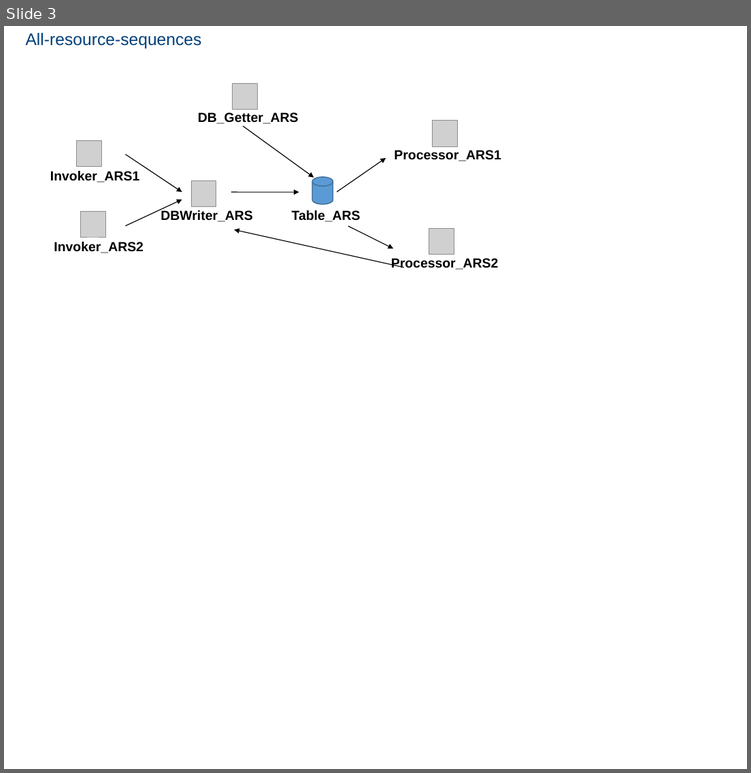
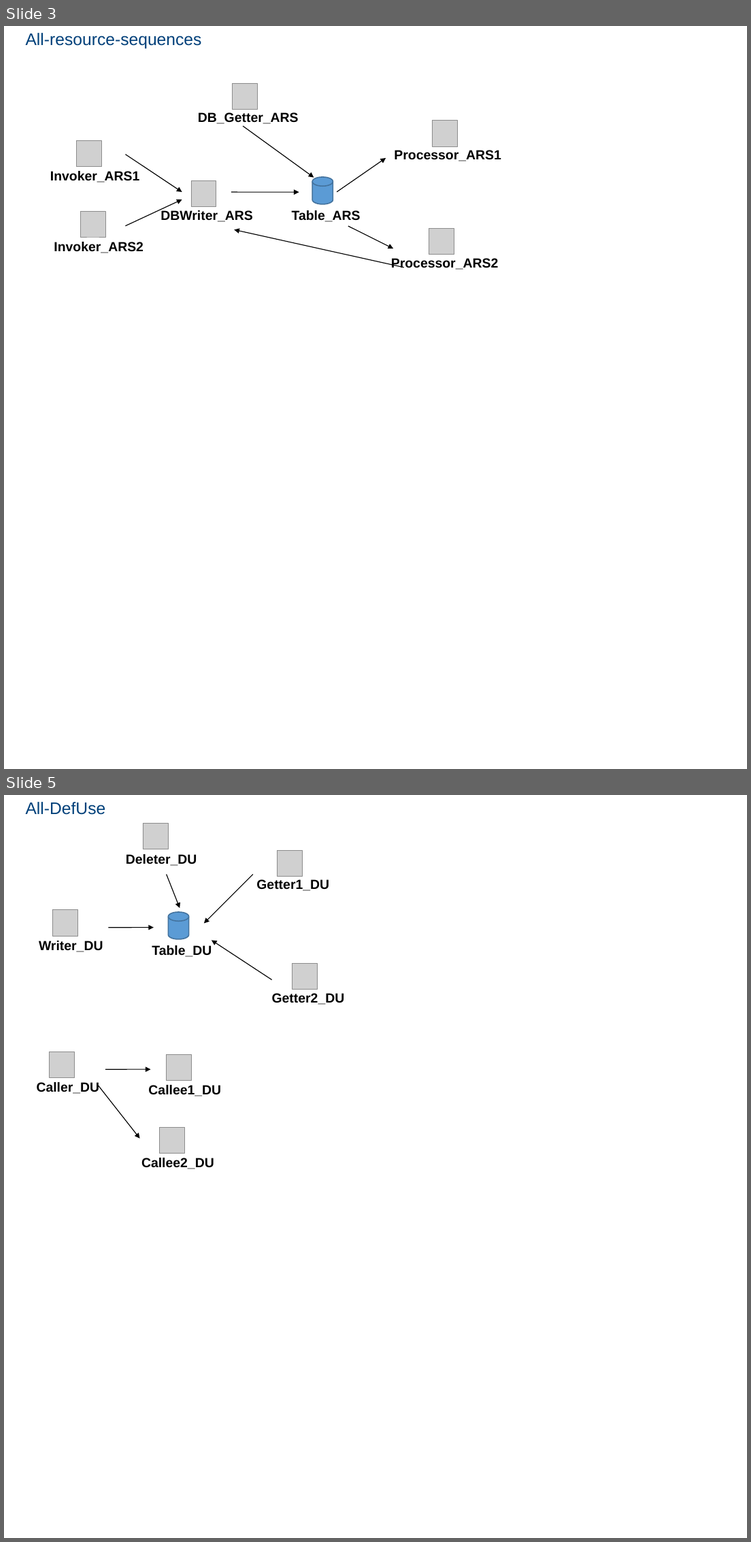
Before and after one commit to snwinz/ServerlessApplicationTool, a slide deck: ExampleForCriteria/ModelsOfApplications.pptx. Shown one above the other, each under a label of ours: slide 3 before the commit, slides 3 and 5 after it; the slides between them are not shown. The pictures are 751x773 and 751x1542 pixels, drawn with LibreOffice and Linux fonts; fonts in the diff are those of the drawing; grey boxes stand for pictures. Boxes give left, top, right and bottom in pixels: in the first picture for what was removed or moved away, otherwise in the second. Text is boxed around its words. In the diff, an @@ line names an element or a change of style, - is before the commit and + after.

```diff
--- a/ExampleForCriteria/ModelsOfApplications.pptx
+++ b/ExampleForCriteria/ModelsOfApplications.pptx
@@ slide 5 added at <box>4,795,747,1538</box>, background #FFFFFF @@
@@ text added at <box>26,802,106,815</box>, 32 pt, text #00407A @@
+All-DefUse
@@ picture added at <box>143,824,168,849</box> @@
@@ text added at <box>126,854,197,866</box>, 25.2 pt, text #000000, bold @@
+Deleter_DU
@@ picture added at <box>277,850,303,876</box> @@
@@ freeform shape added at <box>166,874,179,908</box>, outline #000000 1.5 pt @@
@@ freeform shape added at <box>204,874,253,924</box>, outline #000000 1.5 pt @@
@@ text added at <box>256,879,329,891</box>, 25.2 pt, text #000000, bold @@
+Getter1_DU
@@ picture added at <box>52,910,77,936</box> @@
@@ cylinder added at <box>168,912,189,939</box>, fill #5B9BD5, outline #43739E 2 pt @@
@@ freeform shape added at <box>109,928,154,928</box>, outline #000000 1.5 pt @@
@@ text added at <box>39,941,103,952</box>, 25.2 pt, text #000000, bold @@
+Writer_DU
@@ text added at <box>152,945,211,957</box>, 25.2 pt, text #000000, bold @@
+Table_DU
@@ freeform shape added at <box>211,941,272,980</box>, outline #000000 1.5 pt @@
@@ picture added at <box>292,963,317,989</box> @@
@@ text added at <box>272,993,345,1004</box>, 25.2 pt, text #000000, bold @@
+Getter2_DU
@@ picture added at <box>50,1051,75,1077</box> @@
@@ picture added at <box>166,1054,192,1080</box> @@
@@ freeform shape added at <box>105,1069,151,1069</box>, outline #000000 1.5 pt @@
@@ text added at <box>37,1082,100,1094</box>, 25.2 pt, text #000000, bold @@
+Caller_DU
@@ freeform shape added at <box>99,1085,140,1138</box>, outline #000000 1.5 pt @@
@@ text added at <box>148,1085,221,1096</box>, 25.2 pt, text #000000, bold @@
+Callee1_DU
@@ picture added at <box>159,1127,184,1153</box> @@
@@ text added at <box>141,1157,214,1169</box>, 25.2 pt, text #000000, bold @@
+Callee2_DU
```
Also in this commit, not shown: 2 slides changed.
